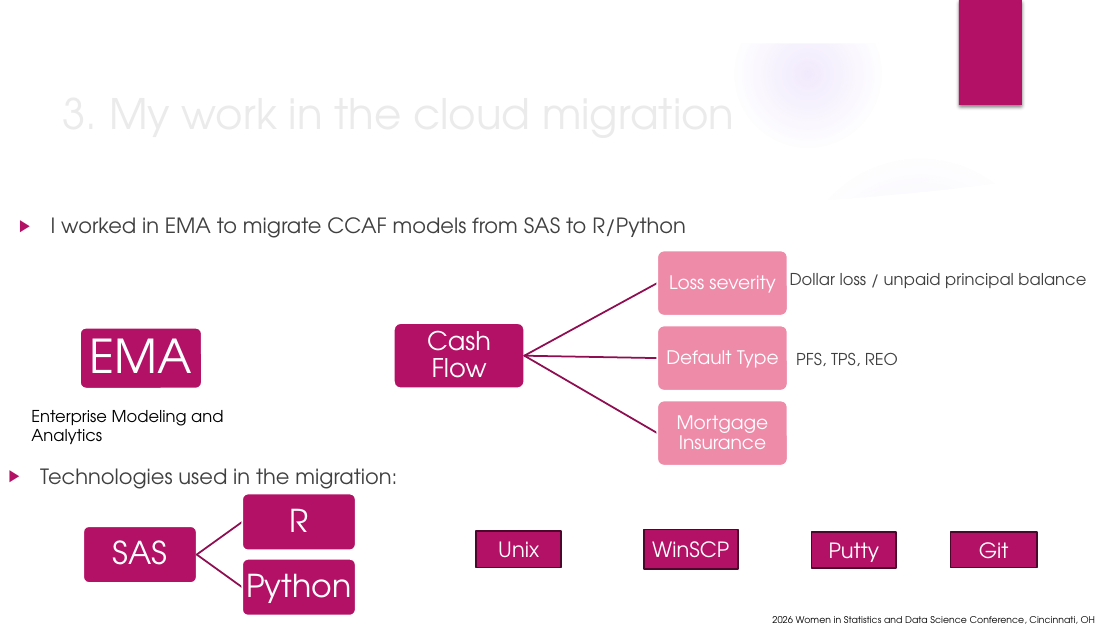
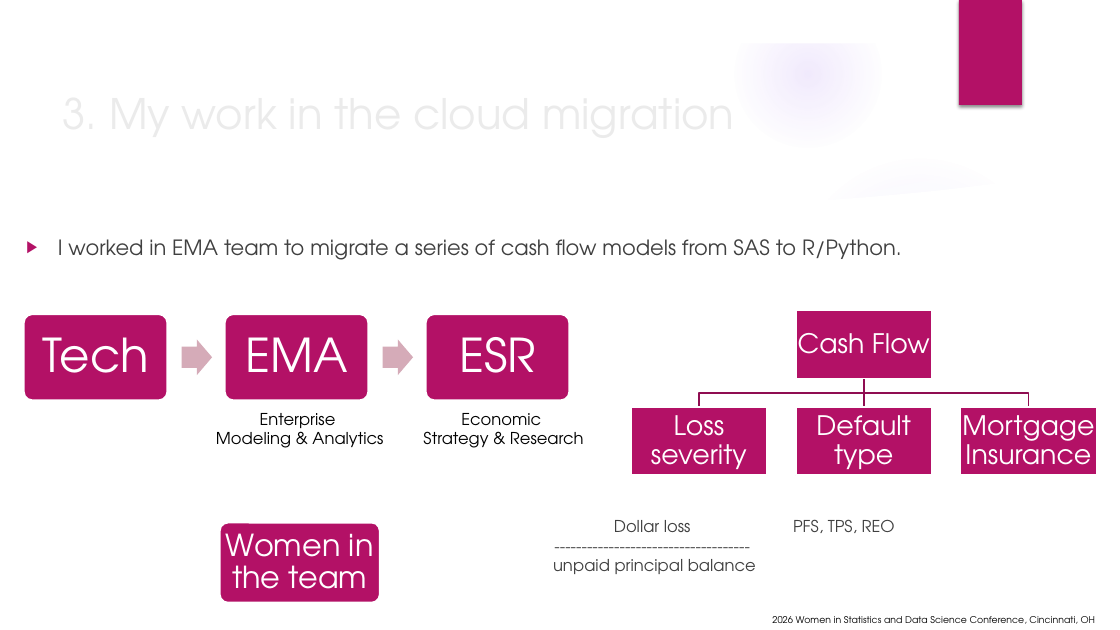
Before and after one commit to wx2123/WSDS-2026-OH, a slide deck: slide 6 of From On-Premises to Cloud.pptx. Drawn at 1120x630 pixels with LibreOffice and Linux fonts; fonts in the diff are those of the drawing; background and template pictures are left out. Boxes give left, top, right and bottom in pixels: in the first picture for what was removed or moved away, otherwise in the second. Text is boxed around its words. In the diff, an @@ line names an element or a change of style, - is before the commit and + after.

```diff
--- a/From On-Premises to Cloud.pptx
+++ b/From On-Premises to Cloud.pptx
@@ text at bbox=[58, 239, 901, 260]: text changed @@
-▶ I worked in EMA to migrate CCAF models from SAS to R/Python
+▶ I worked in EMA team to migrate a series of cash flow models from SAS to R/Python.
@@ rounded rectangle: place and size @@
-rounded rectangle at bbox=[80, 328, 202, 389]
+rounded rectangle at bbox=[24, 314, 167, 401]
@@ text "EMA" rewrapped from bbox=[90, 325, 192, 395] to bbox=[245, 337, 347, 372] @@
@@ rounded rectangle: place and size @@
-rounded rectangle at bbox=[394, 323, 524, 389]
+rounded rectangle at bbox=[426, 314, 570, 401]
@@ text "Cash Flow": place and size @@
-text "Cash Flow" at bbox=[427, 323, 491, 390]
+text "Cash Flow" at bbox=[798, 333, 930, 354]
@@ text "Cash Flow" at bbox=[798, 333, 930, 354]: size 22 to 23 pt @@
@@ group added at bbox=[42, 314, 535, 401]: 2 texts, 2 right arrows, 1 rounded rectangle @@
+Tech
+ESR
@@ freeform shape at bbox=[699, 379, 864, 408]: rotation 30 to 0 degrees; outline redrawn @@
@@ text at bbox=[216, 413, 383, 448]: text changed @@
-Enterprise Modeling and Analytics
+Enterprise
+Modeling & Analytics
@@ text added at bbox=[423, 413, 584, 448], 14 pt, text #000000 @@
+Economic
+Strategy & Research
@@ text "Loss severity": place and size @@
-text "Loss severity" at bbox=[669, 275, 775, 293]
+text "Loss severity" at bbox=[651, 407, 747, 477]
@@ text "Loss severity" at bbox=[651, 407, 747, 477]: size 16 to 23 pt; more space between paragraphs @@
@@ group removed at bbox=[523, 250, 787, 466]: 3 rounded rectangles, 2 freeform shapes @@
@@ text at bbox=[816, 407, 910, 477]: text changed; size 16 to 23 pt @@
-Default Type
+Default type
@@ text "Mortgage Insurance" at bbox=[962, 407, 1094, 477]: size 16 to 23 pt; more space between paragraphs @@
@@ text "Mortgage Insurance": place and size @@
-text "Mortgage Insurance" at bbox=[677, 415, 769, 449]
+text "Mortgage Insurance" at bbox=[962, 407, 1094, 477]
@@ group added at bbox=[631, 311, 1096, 476]: 4 rectangles, 2 freeform shapes @@
@@ text removed at bbox=[40, 468, 397, 489] @@
-▶ Technologies used in the migration:
@@ rounded rectangle: place and size @@
-rounded rectangle at bbox=[242, 559, 355, 616]
+rounded rectangle at bbox=[220, 523, 380, 602]
@@ text added at bbox=[226, 533, 374, 603], 26 pt, text #FFFFFF @@
+Women in the team
@@ rectangle removed at bbox=[476, 531, 561, 568] @@
-Unix
@@ text at bbox=[553, 520, 756, 574]: text changed @@
-Dollar loss / unpaid principal balance
+Dollar loss
+------------------------------------
+unpaid principal balance
@@ rectangle removed at bbox=[644, 529, 738, 569] @@
-WinSCP
@@ text "PFS, TPS, REO": place and size @@
-text "PFS, TPS, REO" at bbox=[796, 352, 898, 366]
+text "PFS, TPS, REO" at bbox=[793, 519, 895, 533]
@@ rectangle removed at bbox=[812, 532, 897, 568] @@
-Putty
@@ rectangle removed at bbox=[951, 532, 1038, 568] @@
-Git
@@ group removed at bbox=[83, 494, 355, 603]: 3 texts, 2 rounded rectangles, 2 freeform shapes @@
-SAS
-R
-Python
```
Also in this commit, not shown: 4 other slides changed, 3 slides added, 2 slides removed, 2 other files.
